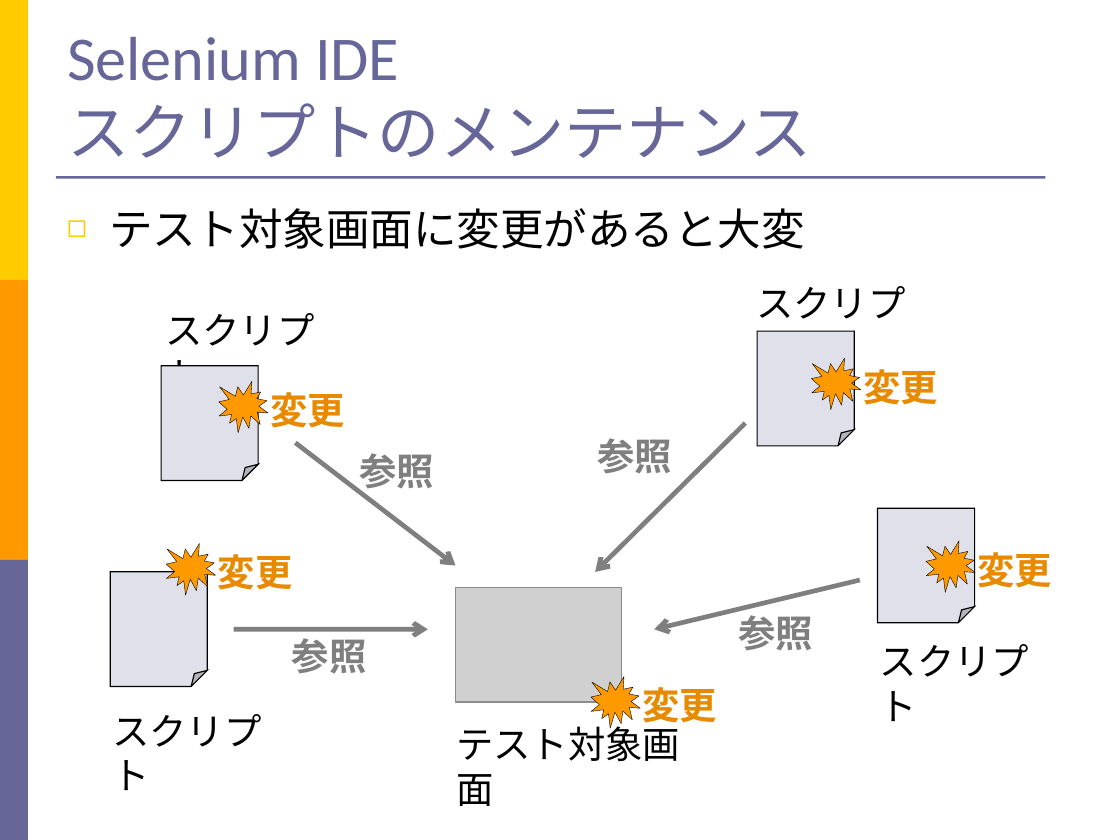
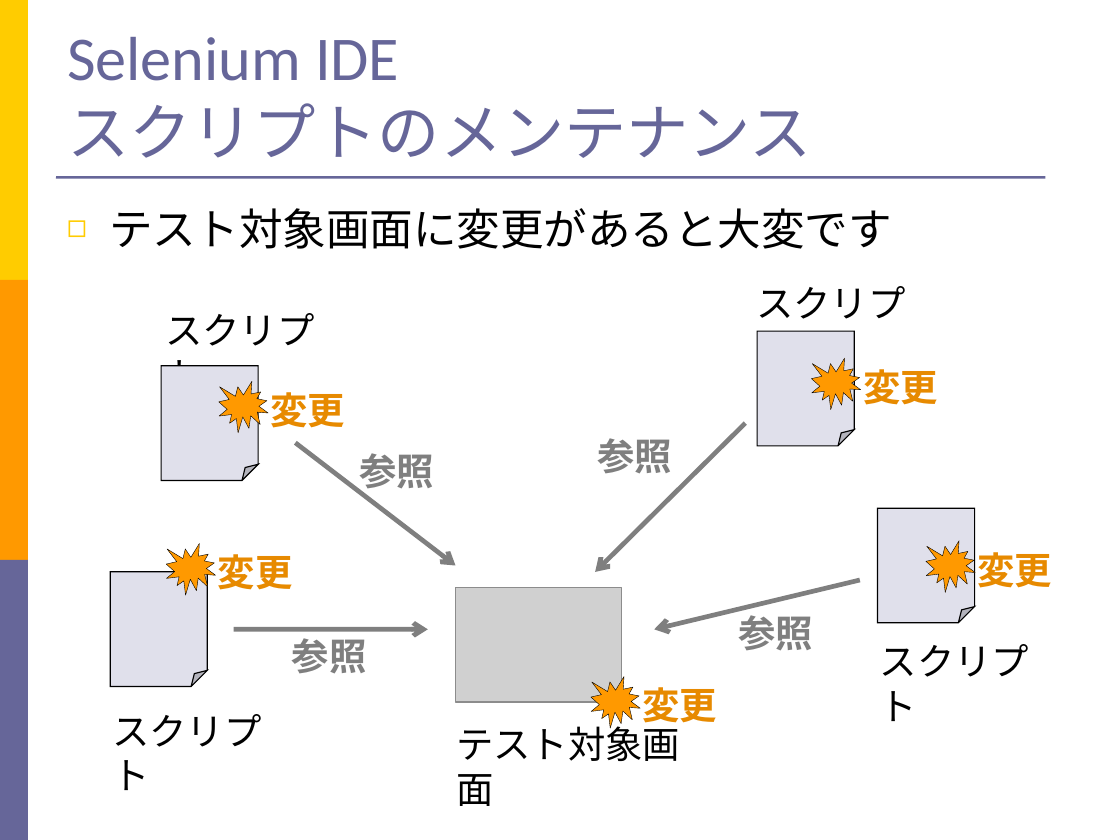
Before and after one commit to takuY-U2/STARHotel, a slide deck: slide 46 of docs/Slide.ppt. Drawn at 1120x840 pixels with LibreOffice and Linux fonts; fonts in the diff are those of the drawing; grey boxes stand for pictures. Boxes give left, top, right and bottom in pixels: in the first picture for what was removed or moved away, otherwise in the second. Text is boxed around its words. In the diff, an @@ line names an element or a change of style, - is before the commit and + after.

```diff
--- a/docs/Slide.ppt
+++ b/docs/Slide.ppt
@@ text at (109, 208, 892, 249): text changed @@
-◻ テスト対象画面に変更があると大変
+◻ テスト対象画面に変更があると大変です
```
Also in this commit, not shown: 9 other slides changed, 7 other files.
